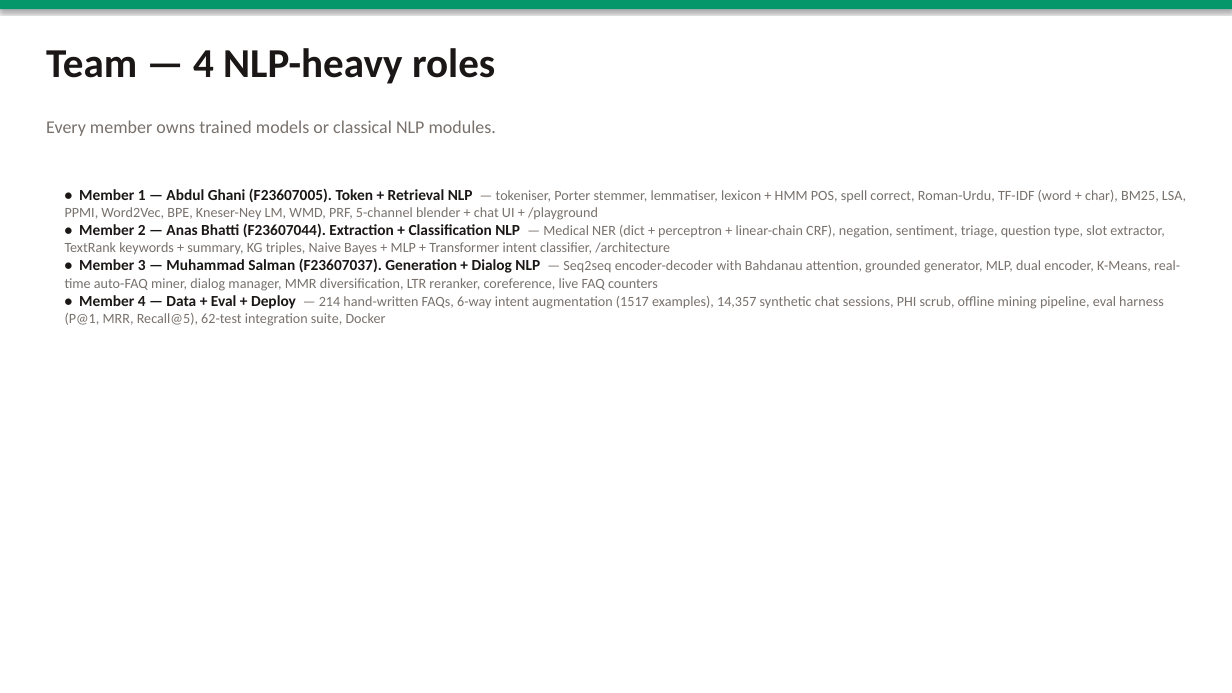
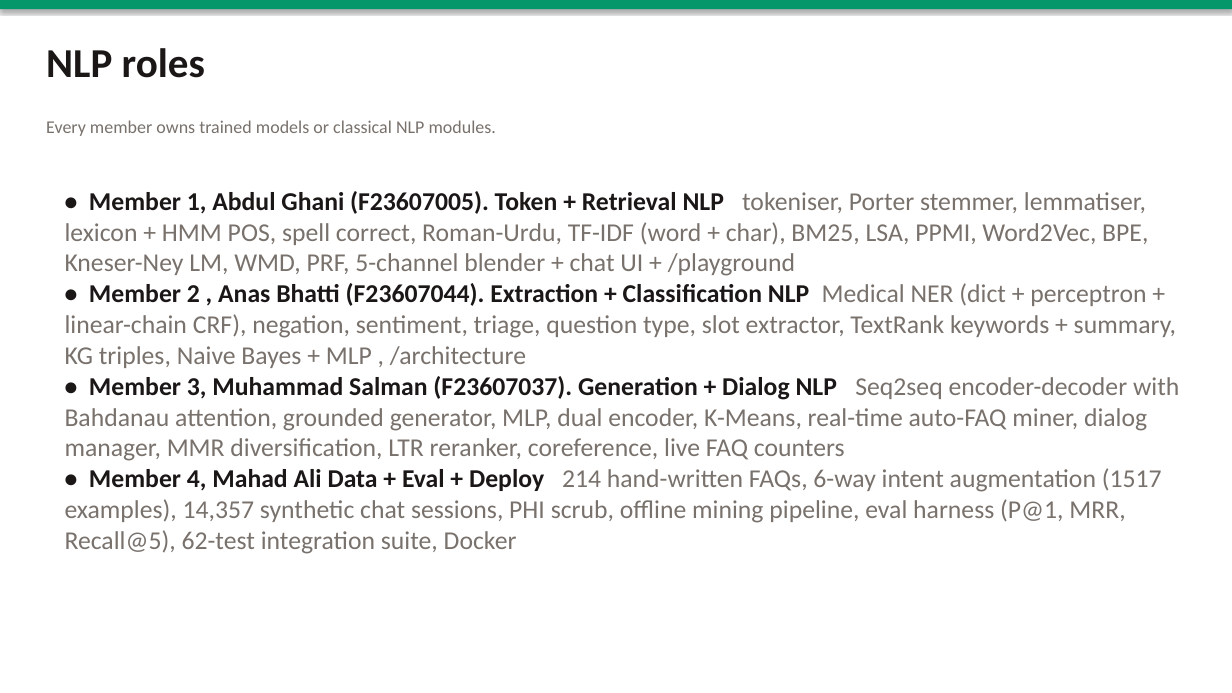
Before and after one commit to AbdulGhani002/medical-faq-auto, a slide deck: slide 10 of MedFAQ_Slides.pptx. Drawn at 1232x693 pixels with LibreOffice and Linux fonts; fonts in the diff are those of the drawing. Boxes give left, top, right and bottom in pixels: in the first picture for what was removed or moved away, otherwise in the second. Text is boxed around its words. In the diff, an @@ line names an element or a change of style, - is before the commit and + after.

```diff
--- a/MedFAQ_Slides.pptx
+++ b/MedFAQ_Slides.pptx
@@ text at (46,48,205,78): text changed @@
-Team — 4 NLP-heavy roles
+NLP roles
@@ text at (65,191,1179,554): text changed; size 11 to 20 pt @@
-• Member 1 — Abdul Ghani (F23607005). Token + Retrieval NLP — tokeniser, Porter stemmer, lemmatiser, lexicon + HMM POS, spell correct, Roman-Urdu, TF-IDF (word + char), BM25, LSA, PPMI, Word2Vec, BPE, Kneser-Ney LM, WMD, PRF, 5-channel blender + chat UI + /playground
-• Member 2 — Anas Bhatti (F23607044). Extraction + Classification NLP — Medical NER (dict + perceptron + linear-chain CRF), negation, sentiment, triage, question type, slot extractor, TextRank keywords + summary, KG triples, Naive Bayes + MLP + Transformer intent classifier, /architecture
-• Member 3 — Muhammad Salman (F23607037). Generation + Dialog NLP — Seq2seq encoder-decoder with Bahdanau attention, grounded generator, MLP, dual encoder, K-Means, real-time auto-FAQ miner, dialog manager, MMR diversification, LTR reranker, coreference, live FAQ counters
-• Member 4 — Data + Eval + Deploy — 214 hand-written FAQs, 6-way intent augmentation (1517 examples), 14,357 synthetic chat sessions, PHI scrub, offline mining pipeline, eval harness (P@1, MRR, Recall@5), 62-test integration suite, Docker
+• Member 1, Abdul Ghani (F23607005). Token + Retrieval NLP tokeniser, Porter stemmer, lemmatiser, lexicon + HMM POS, spell correct, Roman-Urdu, TF-IDF (word + char), BM25, LSA, PPMI, Word2Vec, BPE, Kneser-Ney LM, WMD, PRF, 5-channel blender + chat UI + /playground
+• Member 2 , Anas Bhatti (F23607044). Extraction + Classification NLP Medical NER (dict + perceptron + linear-chain CRF), negation, sentiment, triage, question type, slot extractor, TextRank keywords + summary, KG triples, Naive Bayes + MLP , /architecture
+• Member 3, Muhammad Salman (F23607037). Generation + Dialog NLP Seq2seq encoder-decoder with Bahdanau attention, grounded generator, MLP, dual encoder, K-Means, real-time auto-FAQ miner, dialog manager, MMR diversification, LTR reranker, coreference, live FAQ counters
+• Member 4, Mahad Ali Data + Eval + Deploy 214 hand-written FAQs, 6-way intent augmentation (1517 examples), 14,357 synthetic chat sessions, PHI scrub, offline mining pipeline, eval harness (P@1, MRR, Recall@5), 62-test integration suite, Docker
```
Also in this commit, not shown: 10 other slides changed, 4 other files.
